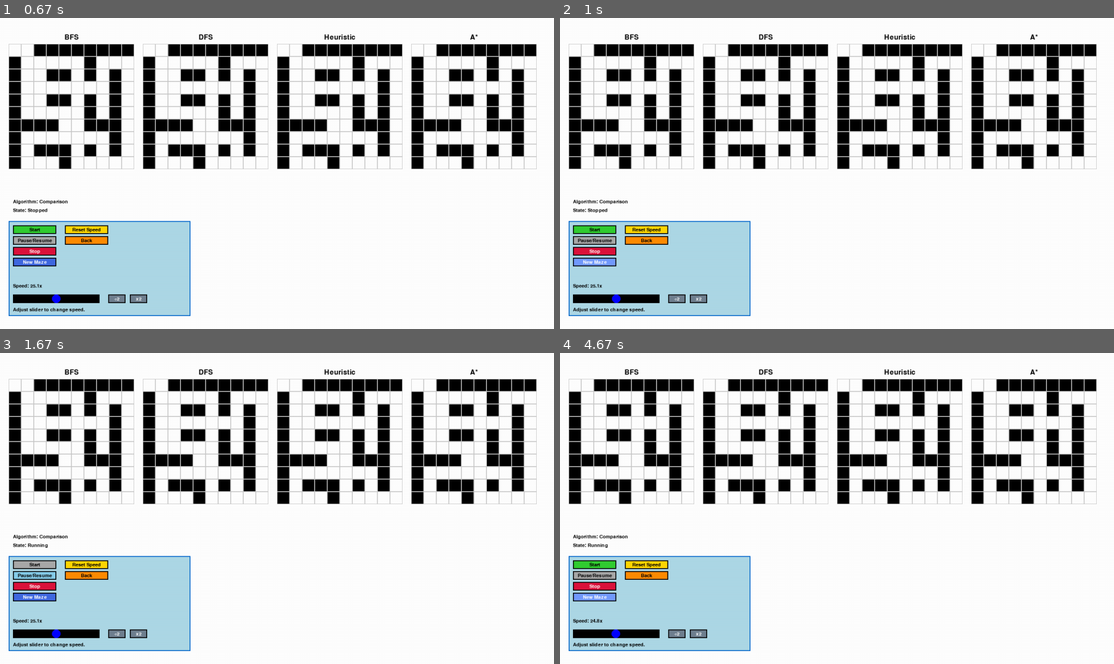
Above: before the commit, frames 1-4 (two rows, left to right).
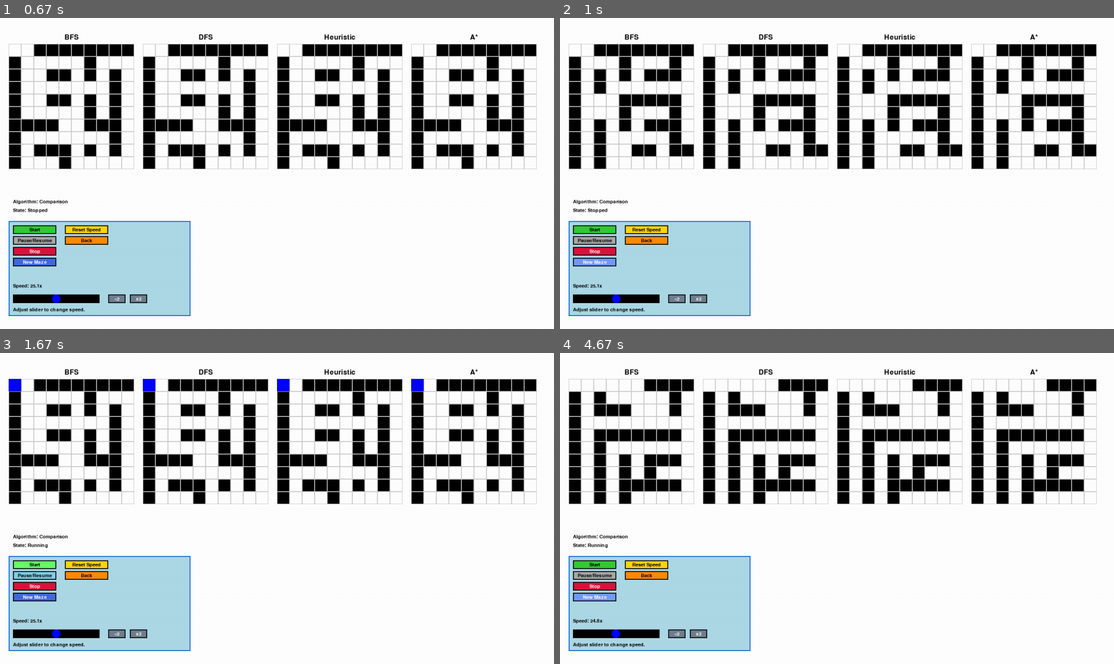
Above: after the commit, the same moments.

Repository: xvang3/Maze_AI_Algo
Game: pygame game, started from Pygame_Maze_Visualizer/main.py
Same seed, same stepped clock (60 frames per second), same inputs: the game is played once before the commit and once after it.
Inputs (mouse positions are in pixels of both pictures, inside the frame that each line leads up to):
- Up to frame 1 (0.67 s): press the mouse at (277, 217) at 0.37 s; move the mouse to (232, 148) at 0.47 s; release the mouse at (193, 77) at 0.6 s
- Up to frame 2 (1 s): click "New Maze" at 0.72 s
- Up to frame 3 (1.67 s): click "Stop" at 1.05 s; press the mouse at (33, 564) at 1.37 s; move the mouse to (94, 586) at 1.47 s; release the mouse at (155, 604) at 1.6 s
- Up to frame 4 (4.67 s): press the mouse at (698, 632) at 2.2 s; move the mouse to (704, 598) at 2.3 s; release the mouse at (704, 561) at 2.43 s; press the mouse at (593, 595) at 2.73 s; move the mouse to (692, 595) at 2.83 s; release the mouse at (792, 592) at 2.97 s; press the mouse at (593, 595) at 3.6 s; move the mouse to (626, 505) at 3.7 s; release the mouse at (659, 412) at 3.83 s; press the mouse at (593, 595) at 3.93 s; move the mouse to (643, 567) at 4.03 s; release the mouse at (692, 539) at 4.17 s; press the mouse at (676, 632) at 4.27 s; move the mouse to (737, 617) at 4.37 s; release the mouse at (803, 604) at 4.5 s; press the mouse at (593, 595) at 4.6 s

Frame 1 is identical in both runs. In frame 2, 7.9% of the frame differs, in the area x 3-97%, y 12-49%; in frame 3, 0.5%; in frame 4, 9.3%, in the area x 3-95%, y 8-49%.

Commit message:
Works up to new maze

Diff:
--- a/Pygame_Maze_Visualizer/multi_algo_comparison.py
+++ b/Pygame_Maze_Visualizer/multi_algo_comparison.py
@@ -1,36 +1,43 @@
 import pygame
-from maze_generator import generate_random_maze_with_solution
 from bfs_solver import bfs_with_visualization_generator
 from dfs_solver import dfs_with_visualization_generator
 from heuristic_solver import heuristic_with_visualization_generator
 from astar_solver import astar_with_visualization_generator
+from maze_generator import generate_random_maze_with_solution
 from controls import draw_controls, init_controls, handle_slider_event
 from settings import SCREEN_WIDTH, SCREEN_HEIGHT, CELL_SIZE, INITIAL_DELAY
 
 
+def new_maze_action():
+    shared_state["maze"] = generate_random_maze_with_solution(rows, cols, wall_density=0.3)
+    for idx, (name, generator) in enumerate(algorithms.items()):
+        states[name]["maze"] = shared_state["maze"].copy()
+        states[name]["current_node"] = None
+        states[name]["visited_nodes"].clear()
+        states[name]["solution_path"].clear()
+        generators[name] = generator(
+            states[name]["maze"], (0, 0), (rows - 1, cols - 1), effective_cell_size, offsets[idx], states[name]
+        )
+
 def multi_algo_comparison(screen, font, shared_state):
-    """Run and display all four algorithms side by side with a shared control panel."""
-    # Adjust dimensions for horizontal alignment
+    """Run a side-by-side comparison of multiple algorithms."""
     rows, cols = 10, 10
     maze_width, maze_height = CELL_SIZE * cols, CELL_SIZE * rows
-    margin = 20  # Horizontal spacing between mazes
-    vertical_padding = 30  # Padding from the top of the screen
-    control_panel_height = 150  # Height of the control panel
+    margin = 20
+    vertical_padding = 30
+    control_panel_height = 150
 
-    # Calculate effective cell size to fit all four mazes in a row
-    available_width = SCREEN_WIDTH - margin * 5  # Account for margins between mazes and edges
-    effective_cell_size = min(available_width // (cols * 4), CELL_SIZE)  # Fit four mazes in a row
+    available_width = SCREEN_WIDTH - margin * 5
+    effective_cell_size = min(available_width // (cols * 4), CELL_SIZE)
     maze_width = effective_cell_size * cols
 
-    # Generate a shared maze for all algorithms
+    # Generate initial maze
     maze = generate_random_maze_with_solution(rows, cols, wall_density=0.3)
 
-    # Positions for each maze
     offsets = [
-        (margin + (maze_width + margin) * i, vertical_padding + 30) for i in range(4)  # Add extra padding for labels
+        (margin + (maze_width + margin) * i, vertical_padding + 30) for i in range(4)
     ]
 
-    # Create generators for each algorithm
     algorithms = {
         "BFS": bfs_with_visualization_generator,
         "DFS": dfs_with_visualization_generator,
@@ -40,6 +47,7 @@
     generators = {}
     states = {}
 
+    # Initialize states and generators
     for idx, (name, generator) in enumerate(algorithms.items()):
         state = {
             "paused": False,
@@ -57,28 +65,28 @@
             state["maze"], (0, 0), (rows - 1, cols - 1), effective_cell_size, offsets[idx], state
         )
 
-    # Initialize shared control panel
-    controls = init_controls(SCREEN_WIDTH, rows, cols, shared_state, offset_x=20, offset_y=maze_height + vertical_padding + margin + 50)
+    # Initialize controls
+    controls = init_controls(
+        SCREEN_WIDTH, rows, cols, shared_state, offset_x=20, offset_y=maze_height + vertical_padding + margin + 50
+    )
 
     clock = pygame.time.Clock()
     running = True
 
-    # Font for algorithm labels
     label_font = pygame.font.Font(None, 24)
 
     while running:
         screen.fill((255, 255, 255))
 
-        # Draw each maze and its label
+        # Draw mazes and labels
         for idx, (name, state) in enumerate(states.items()):
             maze_offset = offsets[idx]
 
-            # Draw the label for the maze
             label_surface = label_font.render(name, True, (0, 0, 0))
             label_rect = label_surface.get_rect(center=(maze_offset[0] + maze_width // 2, maze_offset[1] - 15))
             screen.blit(label_surface, label_rect)
 
-            # Draw the maze
+            # Draw maze grid and nodes
             for row in range(rows):
                 for col in range(cols):
                     x = maze_offset[0] + col * effective_cell_size
@@ -87,20 +95,16 @@
                     pygame.draw.rect(screen, color, (x, y, effective_cell_size, effective_cell_size))
                     pygame.draw.rect(screen, (200, 200, 200), (x, y, effective_cell_size, effective_cell_size), 1)
 
-            # Draw visited nodes
+            # Draw visited nodes, current node, and solution path
             for x, y in state["visited_nodes"]:
                 pygame.draw.rect(screen, (255, 255, 0), (maze_offset[0] + y * effective_cell_size,
                                                          maze_offset[1] + x * effective_cell_size,
                                                          effective_cell_size, effective_cell_size))
-
-            # Draw current node
             if state["current_node"]:
                 x, y = state["current_node"]
                 pygame.draw.rect(screen, (0, 0, 255), (maze_offset[0] + y * effective_cell_size,
                                                        maze_offset[1] + x * effective_cell_size,
                                                        effective_cell_size, effective_cell_size))
-
-            # Draw solution path
             for x, y in state["solution_path"]:
                 pygame.draw.rect(screen, (0, 255, 0), (maze_offset[0] + y * effective_cell_size,
                                                        maze_offset[1] + x * effective_cell_size,
@@ -119,7 +123,51 @@
             for button in controls["buttons"]:
                 button.handle_event(event)
 
-        # Run each algorithm if started and not paused
+            # Check if New Maze was clicked
+            if "maze" in shared_state:
+                for idx, (name, generator) in enumerate(algorithms.items()):
+                    states[name]["maze"] = shared_state["maze"].copy()
+                    states[name]["current_node"] = None
+                    states[name]["visited_nodes"].clear()
+                    states[name]["solution_path"].clear()
+                    generators[name] = generator(
+                        states[name]["maze"], (0, 0), (rows - 1, cols - 1), effective_cell_size, offsets[idx], states[name]
+                    )
+                del shared_state["maze"]  # Clear the new maze flag
+
+
+        # Apply controls to states
+        for state in states.values():
+            state["paused"] = shared_state["paused"]
+            state["started"] = shared_state["started"]
+
+            # Stop button clears paths and resets maze
+            if shared_state["stop_clicked"]:
+                state["current_node"] = None
+                state["visited_nodes"].clear()
+                state["solution_path"].clear()
+
+        # Reset all generators after stop
+        if shared_state["stop_clicked"]:
+            for idx, (name, generator) in enumerate(algorithms.items()):
+                states[name]["maze"] = maze.copy()  # Reset maze for each algorithm
+                generators[name] = generator(
+                    states[name]["maze"], (0, 0), (rows - 1, cols - 1), effective_cell_size, offsets[idx], states[name]
+                )
+            shared_state["stop_clicked"] = False
+
+
+        # New Maze button resets mazes and generators
+        if "new_maze_clicked" in shared_state and shared_state["new_maze_clicked"]:
+            maze = generate_random_maze_with_solution(rows, cols, wall_density=0.3)
+            for idx, (name, generator) in enumerate(algorithms.items()):
+                states[name]["maze"] = maze.copy()
+                generators[name] = generator(
+                    states[name]["maze"], (0, 0), (rows - 1, cols - 1), effective_cell_size, offsets[idx], states[name]
+                )
+            shared_state["new_maze_clicked"] = False
+
+        # Run algorithms if started
         for name, generator in generators.items():
             state = states[name]
             if state["started"] and not state["paused"]:
